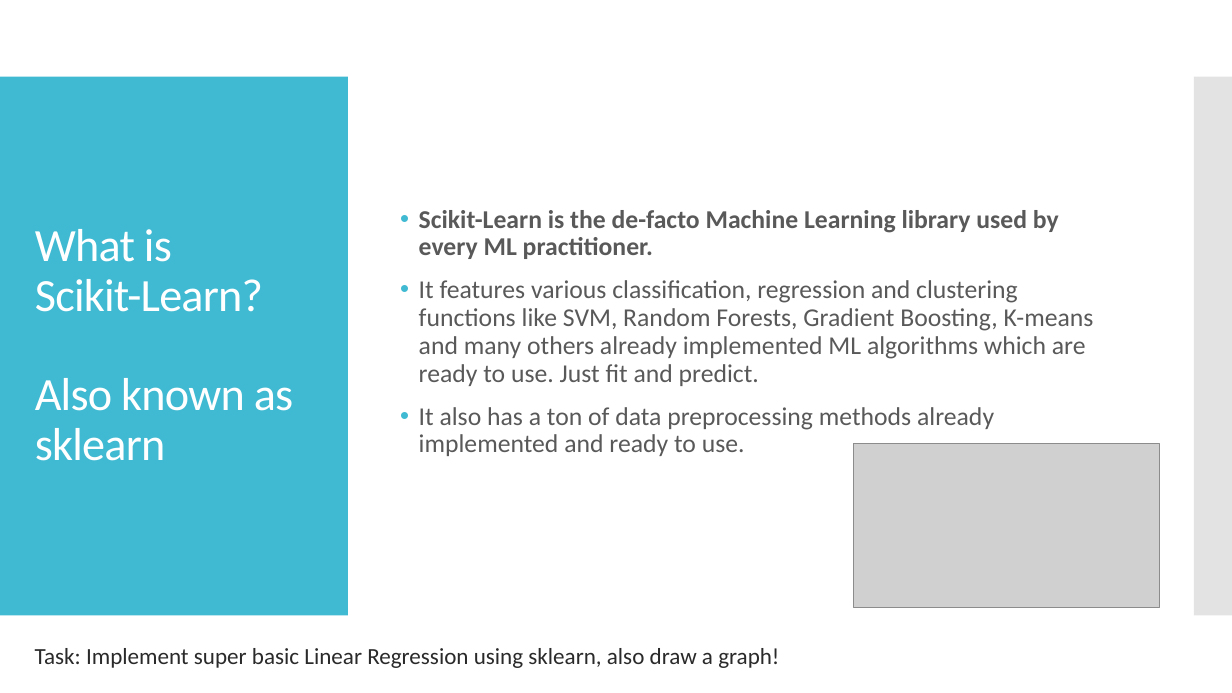
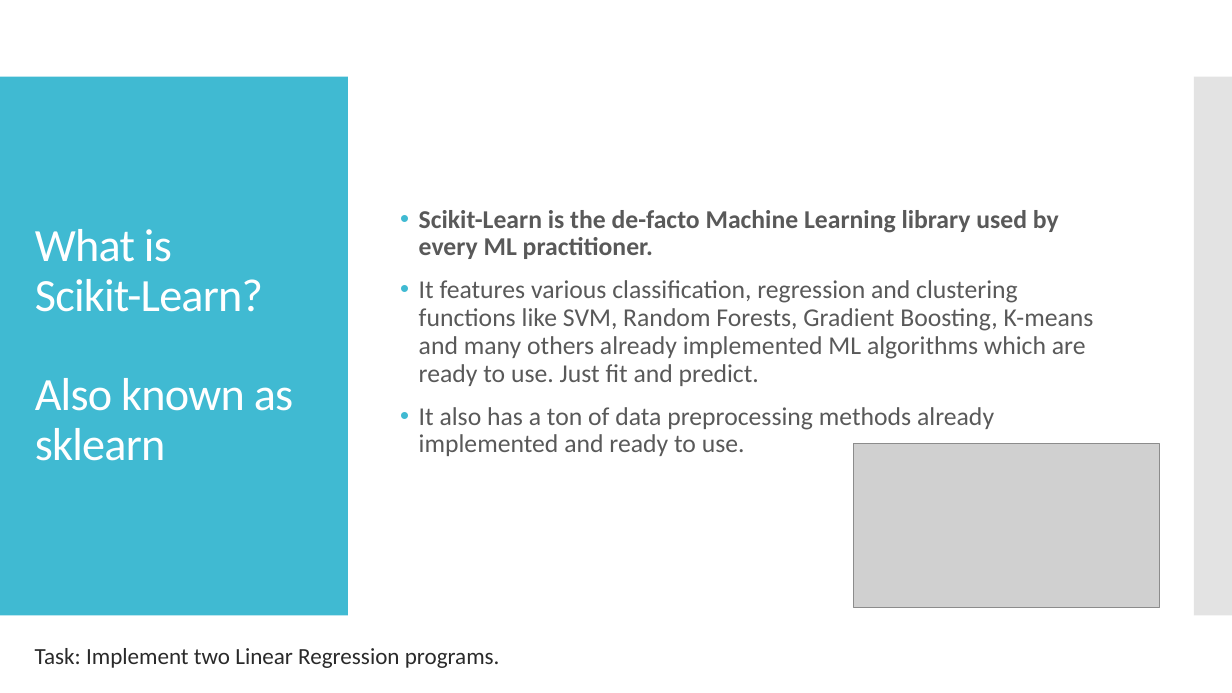
Before and after one commit to gpnagar/Intro_to_Data_Science, a slide deck: slide 6 of play.pptx. Drawn at 1232x693 pixels with LibreOffice and Linux fonts; fonts in the diff are those of the drawing; grey boxes stand for pictures. Boxes give left, top, right and bottom in pixels: in the first picture for what was removed or moved away, otherwise in the second. Text is boxed around its words. In the diff, an @@ line names an element or a change of style, - is before the commit and + after.

```diff
--- a/play.pptx
+++ b/play.pptx
@@ text at (x1=35, y1=648, x2=500, y2=668): text changed @@
-Task: Implement super basic Linear Regression using sklearn, also draw a graph!
+Task: Implement two Linear Regression programs.
```
Also in this commit, not shown: 3 other slides changed, 22 other files.
